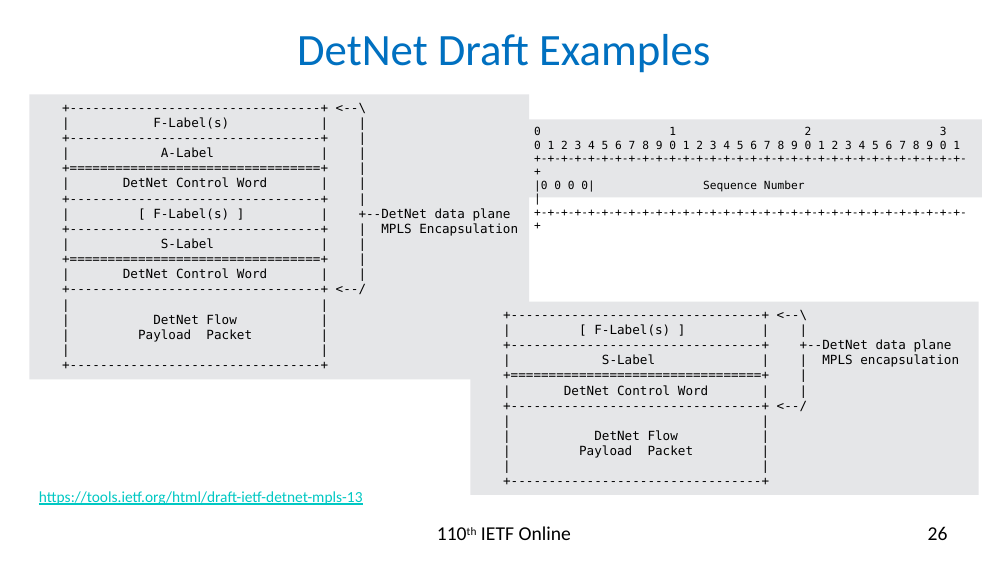
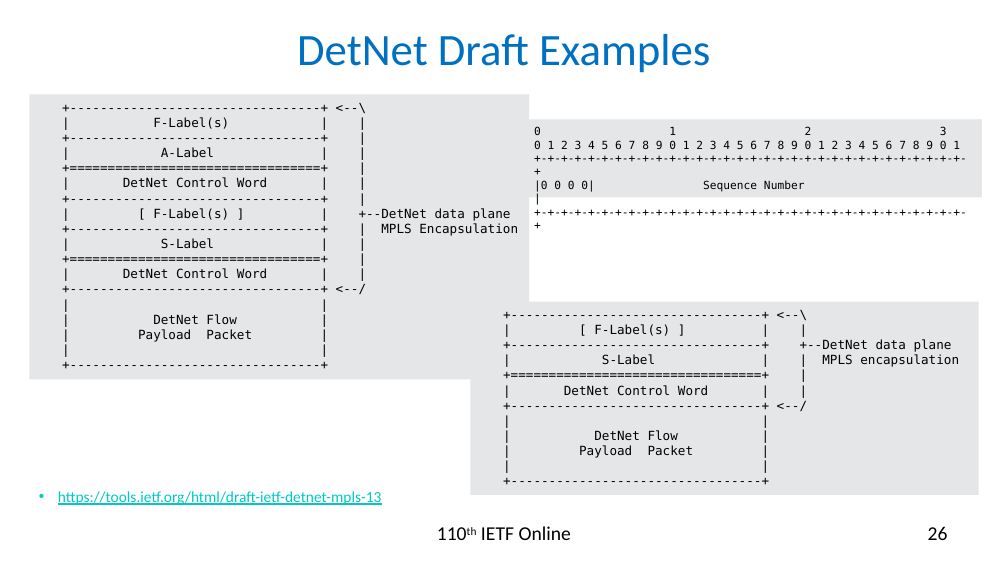
Before and after one commit to rakgandhi/ietf-slides, a slide deck: slide 26 of draft-gandhi-mpls-ioam-sr-05.pptx. Drawn at 1008x567 pixels with LibreOffice and Linux fonts; fonts in the diff are those of the drawing. Boxes give left, top, right and bottom in pixels: in the first picture for what was removed or moved away, otherwise in the second. Text is boxed around its words. In the diff, an @@ line names an element or a change of style, - is before the commit and + after.

```diff
--- a/draft-gandhi-mpls-ioam-sr-05.pptx
+++ b/draft-gandhi-mpls-ioam-sr-05.pptx
@@ text "https://tools.ietf.org/html/draft-ietf-detnet-mpls-13" at <box>58,491,382,505</box>: bullet none to • @@
```
Also in this commit, not shown: 3 other slides changed, 1 slide added, 1 slide removed, 1 other file.
